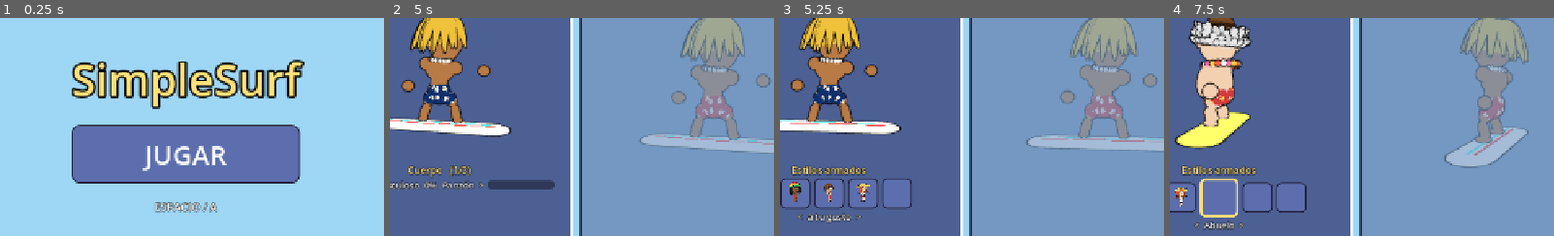
Above: before the commit, frames 1-4 (left to right).
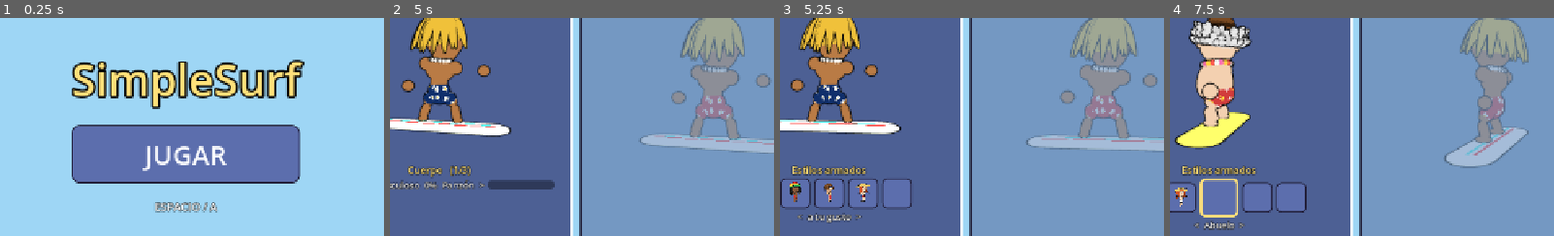
Above: after the commit, the same moments.

Repository: asimplesurfer/simplesurf
Game: Godot game, scene res://ui/menus/character_select.tscn
The game is run twice, just before and just after one commit, with the same random seed, the same clock (stepped at 60 frames per second) and the same inputs. Sound files missing from this copy of the repository are replaced by a short silence.
Inputs (mouse positions are % of the whole screen's width and height, from its top left):
- Up to frame 1 (0.25 s): no input
- Up to frame 2 (5 s): click "JUGAR" at 0.5 s; click "<" at 1.25 s; click ">" at 2 s; click "¡Vamos!" at 2.75 s; tap Enter at 3.5 s; move the mouse to (72, 45) at 3.52 s; hold D (p1_right) 3.53-4.25 s; hold Space (p1_a) 3.53-4.25 s; click (72, 45) at 3.67 s; drag from (29, 55) to (45, 70) at 4.27 s
- Up to frame 3 (5.25 s): click (17, 78) at 5.02 s
- Up to frame 4 (7.5 s): move the mouse to (60, 28) at 5.77 s; hold D (p1_right) 5.78-6.5 s; tap Q (p1_look_back) at 5.85 s; drag from (45, 70) to (19, 35) at 6.52 s; move the mouse to (80, 65) at 7.27 s; hold A (p1_left) from 7.28 s (still down); tap J at 7.35 s
The pictures show only the part of the screen within x 25-75%, y 24-74%; the shares and areas given below are measured in that part.

Frames 1-3 are identical in both runs. In frame 4, 0.4% of the frame differs, in the area x 7-19%, y 18-24%.

Commit message:
Collares: el aro se centra en la panza redonda (ya no queda una banda flotando atrás)
Co-Authored-By: Claude Opus 5.5 <noreply@anthropic.com>
Claude-Session: https://claude.ai/code/session_0158oNfK7XFXQhYVUiWF995y

Diff:
--- a/characters/avatar_features.gd
+++ b/characters/avatar_features.gd
@@ -66,6 +66,8 @@
 ## Con hombros grandes: cuánto sube y se cierra el collar (ver _neck_at).
 const NECK_LIFT := 0.06
 const NECK_TIGHT := 0.2
+## Cuánto se corre para adelante el centro del collar (panza redonda).
+var _neck_shift: float = 0.0
 ## Cuánto de hombros grandes tiene (0 sin hombros ... 1 musculoso).
 var _shoulder_k: float = 0.0
 ## Cuánto más adelante van los dijes de los collares con la panza redonda.
@@ -229,10 +231,12 @@
 ## toda la vuelta al cuello (como las perlas): más abajo adelante y más arriba
 ## atrás. `neck_scale` = ancho y fondo del pecho (x, z), que cambian con el cuerpo.
 func build_chest(
-	group: Node3D, data: CharacterData, radii: Vector3, neck_scale := Vector2.ONE, shoulders := 0.0
+	group: Node3D, data: CharacterData, radii: Vector3, neck_scale := Vector2.ONE, shoulders := 0.0,
+	neck_shift := 0.0
 ) -> void:
 	_begin(group)
 	_shoulder_k = shoulders
+	_neck_shift = neck_shift
 	_neck_scale = neck_scale
 	_belly_k = clampf((data.weight - 0.5) / 0.5, 0.0, 1.0)
 	_bikini_dots = data.accent("shorts_pattern_color") if data.get_option("shorts_pattern") == 2 else Color(0, 0, 0, 0)
@@ -1907,7 +1911,7 @@
 	# la base del cuello (si no, atraviesa los hombros).
 	var tight := 1.0 - NECK_TIGHT * _shoulder_k
 	return Vector3(sin(a) * 0.32 * _neck_scale.x * tight, 0.14 - 0.065 * cos(a) + NECK_LIFT * _shoulder_k,
-		cos(a) * 0.285 * _neck_scale.y * (1.0 - 0.06 * _shoulder_k))
+		_neck_shift + cos(a) * 0.285 * _neck_scale.y * (1.0 - 0.06 * _shoulder_k))
 
 
 ## Punto sobre la superficie de un elipsoide (radios `radii`) en la dirección d,
--- a/characters/surfer_kit.gd
+++ b/characters/surfer_kit.gd
@@ -146,7 +146,7 @@
 	var chest_node := character.find_child("Torso", false, false).find_child("Chest", false, false) as Node3D
 	var neck := Vector2(chest_node.scale.x, chest_node.scale.z) if chest_node else Vector2.ONE
 	neck = _neck_over_belly(neck)
-	features.build_chest(chest_group, data, CHEST_RADII, neck, _shoulder_k)
+	features.build_chest(chest_group, data, CHEST_RADII, neck, _shoulder_k, _neck_shift_z())
 	# Rastas: las tiras se mueven poco y nunca hacia la cabeza (solo para atrás).
 	_dreads = data.get_option("hair") == AvatarFeatures.DREADS
 	_setup_legs()
@@ -392,8 +392,15 @@
 	var narrow := 1.0 - 0.08 * clampf(t, 0.0, 1.0)
 	var k := sqrt(1.0 - t * t) * narrow
 	var rx := _egg_radii.x * k
-	var rz := _egg_radii.z * k + _egg_center.z
-	return Vector2(maxf(neck.x, rx * 1.06 / 0.32), maxf(neck.y, rz * 1.06 / 0.285))
+	var rz := _egg_radii.z * k
+	# El aro se centra en la panza (que está corrida para adelante, ver
+	# _neck_shift_z): así ajusta adelante y atrás, sin quedar flotando atrás.
+	return Vector2(maxf(neck.x, rx * 1.05 / 0.32), maxf(neck.y, rz * 1.05 / 0.285))
+
+
+## Cuánto se corre para adelante el centro del aro del collar con la panza.
+func _neck_shift_z() -> float:
+	return _egg_center.z if _egg_radii != Vector3.ZERO else 0.0
 
 
 ## Cuerpo de huevo: una forma redonda de piel que envuelve el pecho y la
@@ -580,6 +587,7 @@
 		if pearls_node:
 			var ns := _neck_over_belly(Vector2(chest.scale.x, chest.scale.z))
 			pearls_node.scale = Vector3(ns.x, 1.0, ns.y)
+			pearls_node.position.z += _neck_shift_z()
 		for part in ["HandL", "HandR"]:
 			(character.find_child(part, false, false) as Node3D).scale *= 1.0 + 0.3 * k
 		for part in ["ThighL", "ThighR", "ShinL", "ShinR", "SleeveL", "SleeveR"]:
